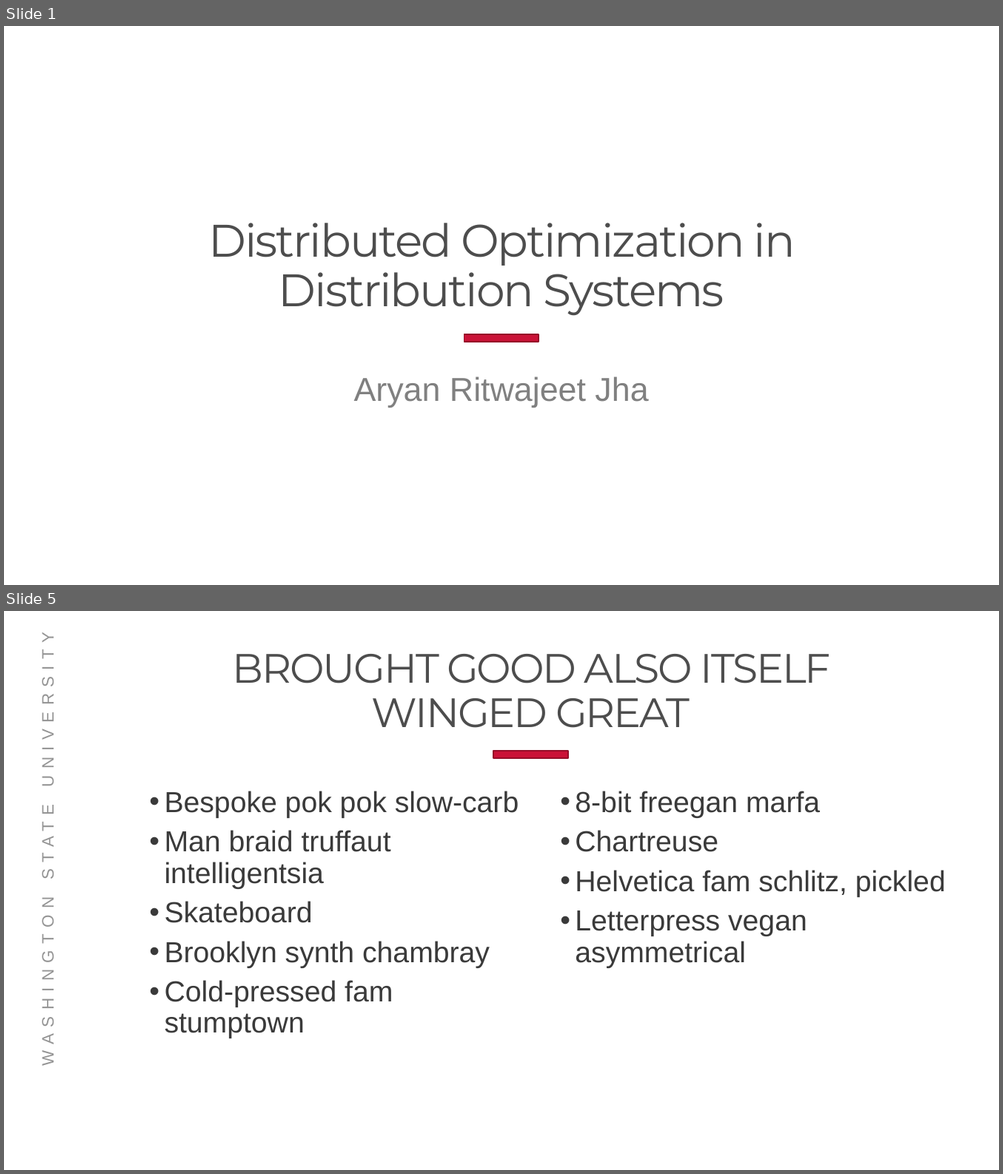
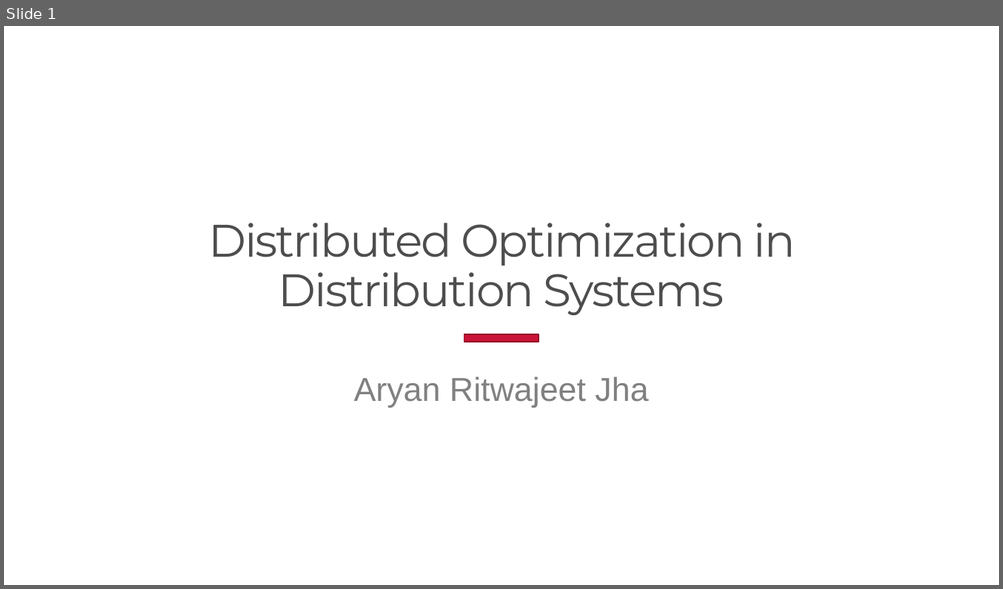
Before and after one commit to Realife-Brahmin/OriginalDocsHub, a slide deck: research_showcase/researchSummary_aryan_ritwajeet_jha.pptx. Shown one above the other, each under a label of ours: slides 1 and 5 before the commit, slide 1 after it; the slides between them are not shown. The pictures are 1003x1174 and 1003x589 pixels, drawn with LibreOffice and Linux fonts; fonts in the diff are those of the drawing; background and template pictures are left out. Boxes give left, top, right and bottom in pixels: in the first picture for what was removed or moved away, otherwise in the second. Text is boxed around its words. In the diff, an @@ line names an element or a change of style, - is before the commit and + after.

```diff
--- a/research_showcase/researchSummary_aryan_ritwajeet_jha.pptx
+++ b/research_showcase/researchSummary_aryan_ritwajeet_jha.pptx
@@ slide 5 removed at box(4, 611, 999, 1170), background #FFFFFF @@
@@ title removed at box(233, 654, 830, 728) @@
-BROUGHT GOOD ALSO ITSELF WINGED GREAT
@@ rectangle removed at box(493, 752, 568, 759) @@
@@ text removed at box(165, 791, 519, 1039) @@
-• Bespoke pok pok slow-carb
-• Man braid truffaut intelligentsia
-• Skateboard
-• Brooklyn synth chambray
-• Cold-pressed fam stumptown
@@ text removed at box(575, 791, 945, 968) @@
-• 8-bit freegan marfa
-• Chartreuse
-• Helvetica fam schlitz, pickled
-• Letterpress vegan asymmetrical
@@ text removed at box(39, 916, 57, 1061) @@
-WASHINGTON STATE UNIVERSITY
```
Also in this commit, not shown: 3 slides changed, 7 slides added, 5 other slides removed, 1 other file.
